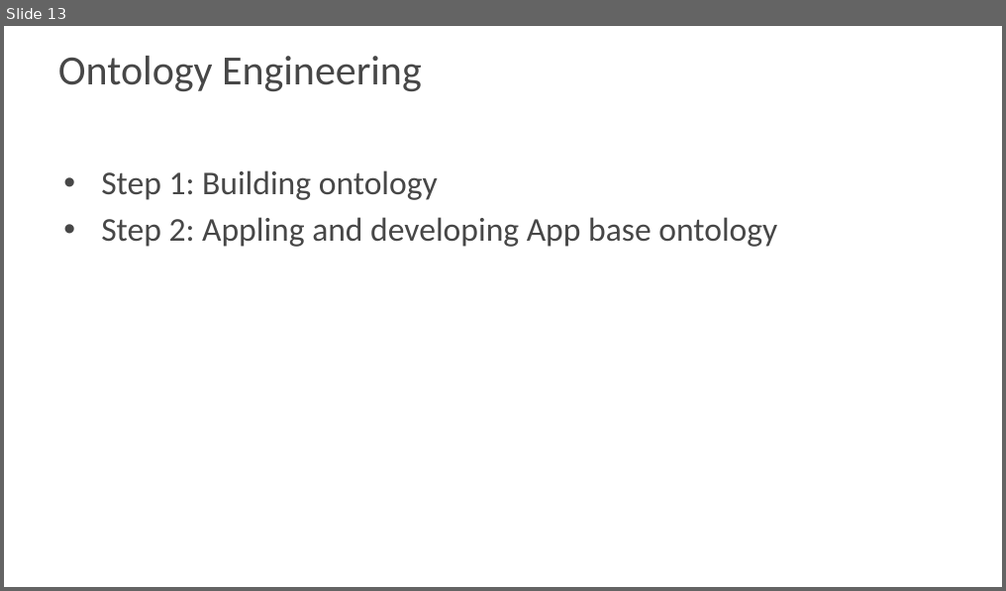
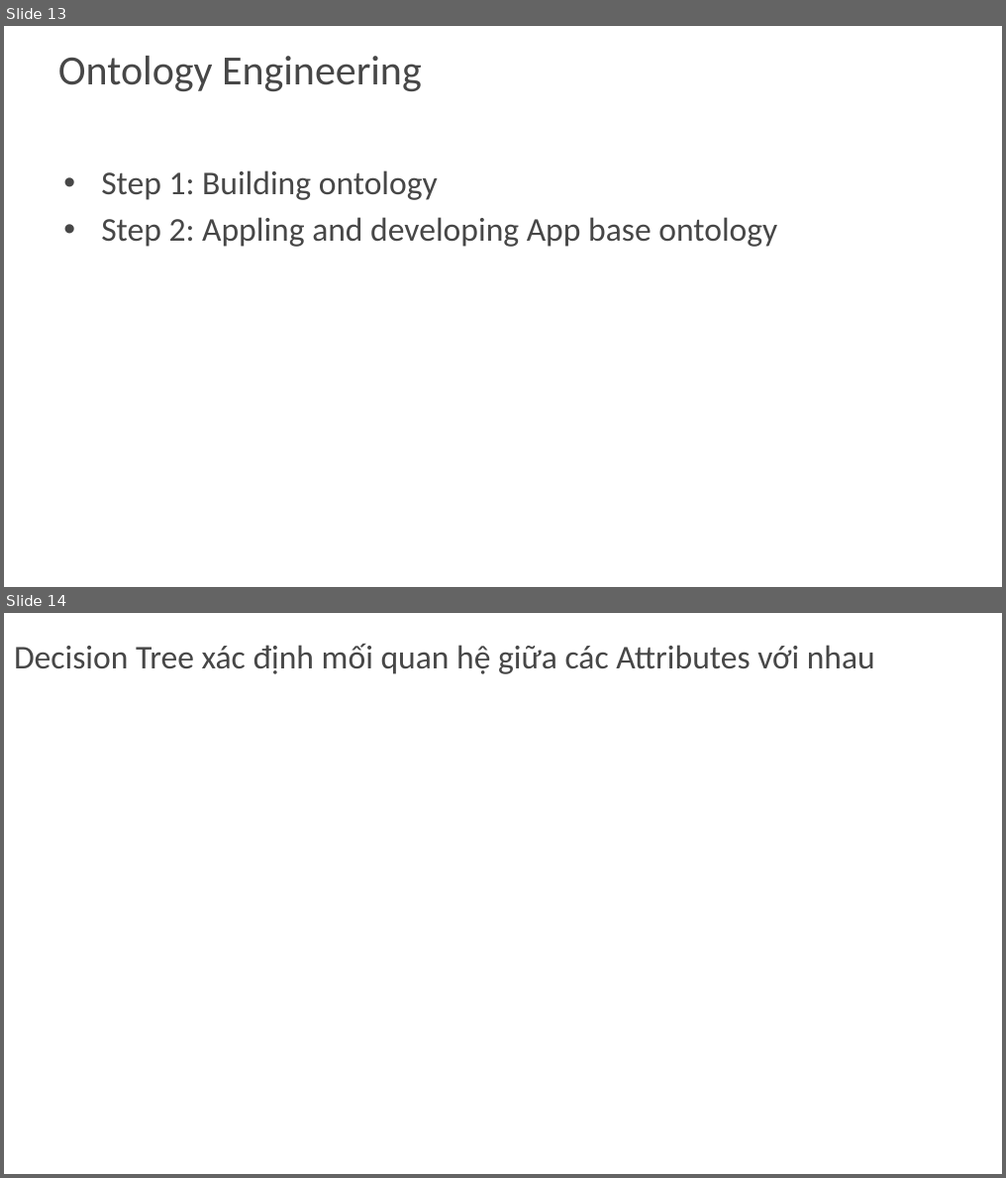
Before and after one commit to khanhduy94/jobzoom, a slide deck: Documents/JobZoom.pptx. Shown one above the other, each under a label of ours: slide 13 before the commit, slides 13 and 14 after it. The pictures are 1006x591 and 1006x1178 pixels, drawn with LibreOffice and Linux fonts; fonts in the diff are those of the drawing; background and template pictures are left out. Boxes give left, top, right and bottom in pixels: in the first picture for what was removed or moved away, otherwise in the second. Text is boxed around its words. In the diff, an @@ line names an element or a change of style, - is before the commit and + after.

```diff
--- a/Documents/JobZoom.pptx
+++ b/Documents/JobZoom.pptx
@@ slide 14 added at bbox=[4, 613, 1002, 1174], background picture (left out) @@
@@ title added at bbox=[14, 644, 875, 674], 24 pt, text #474747 @@
+Decision Tree xác định mối quan hệ giữa các Attributes với nhau
```
Also in this commit, not shown: 2 other files.
